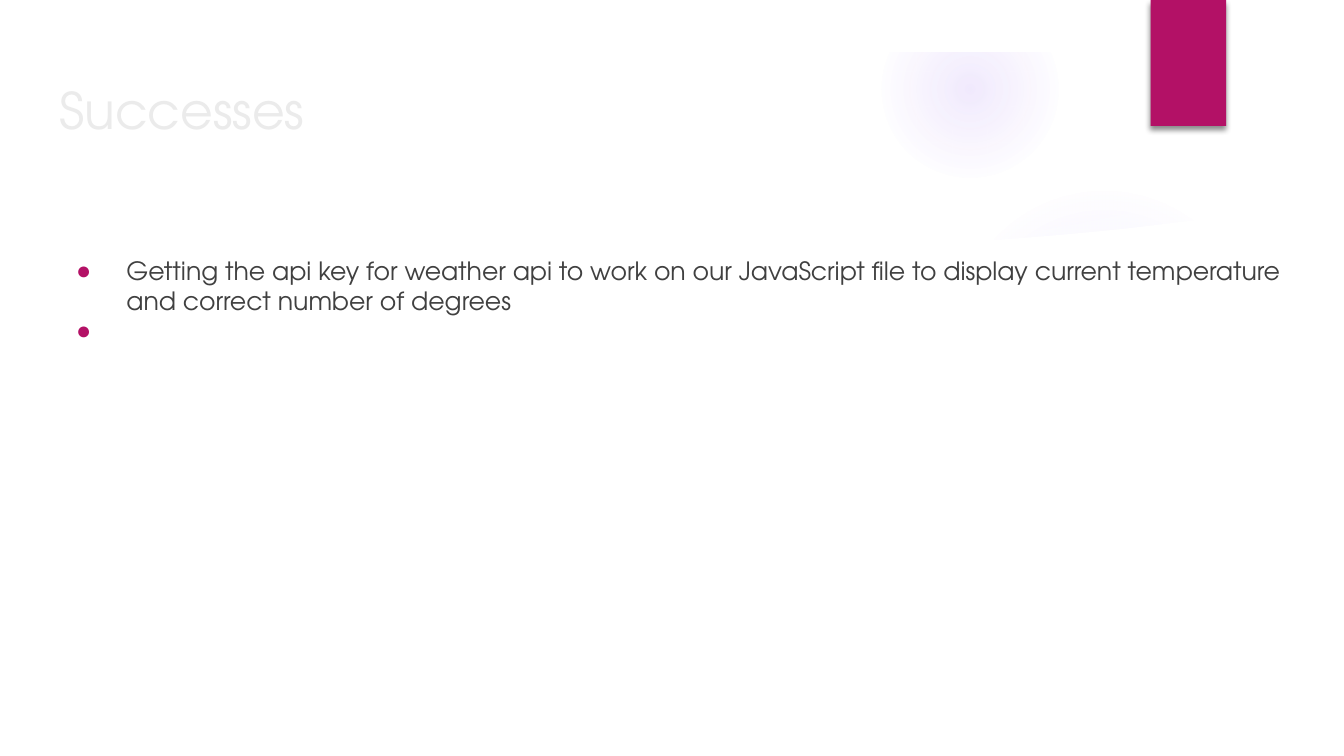
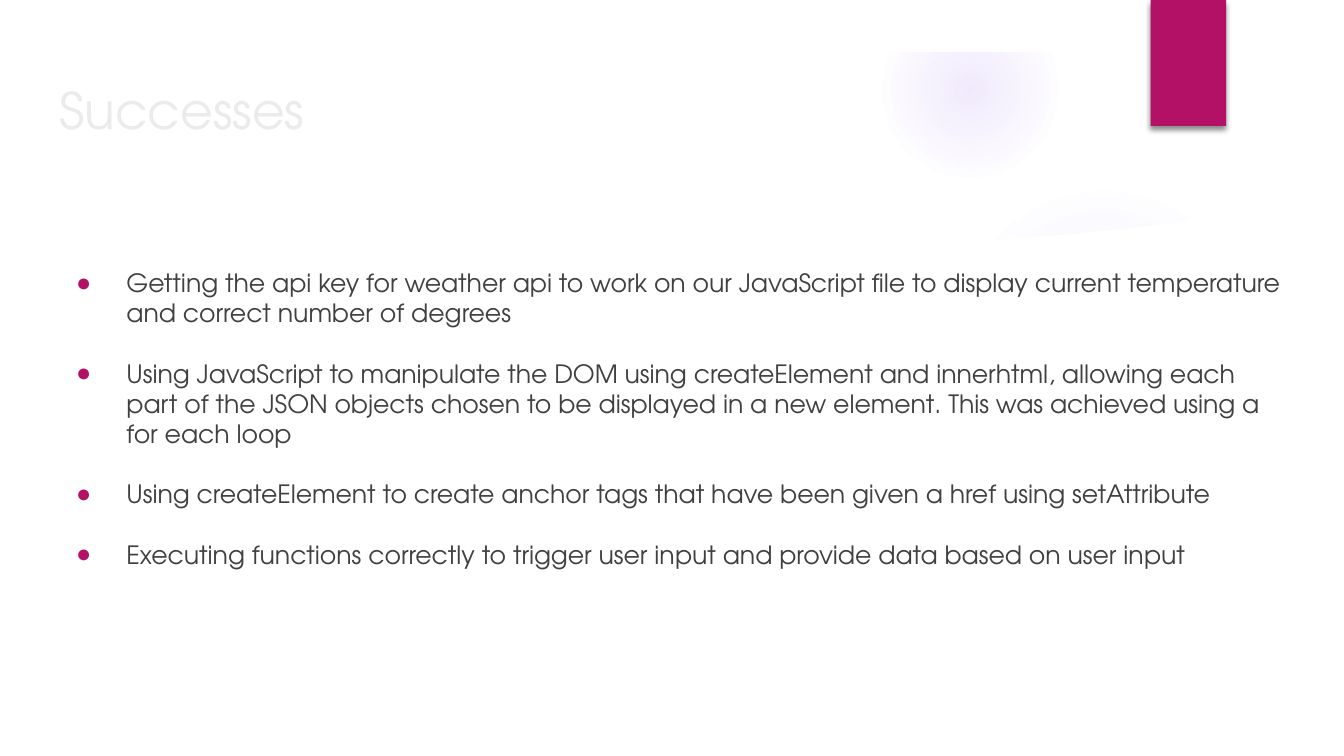
Before and after one commit to sdesire/APIs-For-IPAs, a slide deck: slide 7 of Project Presentation.pptx. Drawn at 1344x756 pixels with LibreOffice and Linux fonts; fonts in the diff are those of the drawing; background and template pictures are left out. Boxes give left, top, right and bottom in pixels: in the first picture for what was removed or moved away, otherwise in the second. Text is boxed around its words. In the diff, an @@ line names an element or a change of style, - is before the commit and + after.

```diff
--- a/Project Presentation.pptx
+++ b/Project Presentation.pptx
@@ text "Getting the api key for ...": place and size @@
-text "Getting the api key for ..." at (126, 261, 1280, 316)
+text "Getting the api key for ..." at (126, 273, 1280, 570)
@@ text at (126, 364, 1259, 570): paragraphs added @@
+● Using JavaScript to manipulate the DOM using createElement and innerhtml, allowing each part of the JSON objects chosen to be displayed in a new element. This was achieved using a for each loop
+● Using createElement to create anchor tags that have been given a href using setAttribute
+● Executing functions correctly to trigger user input and provide data based on user input
```
Also in this commit, not shown: 6 other slides changed.
